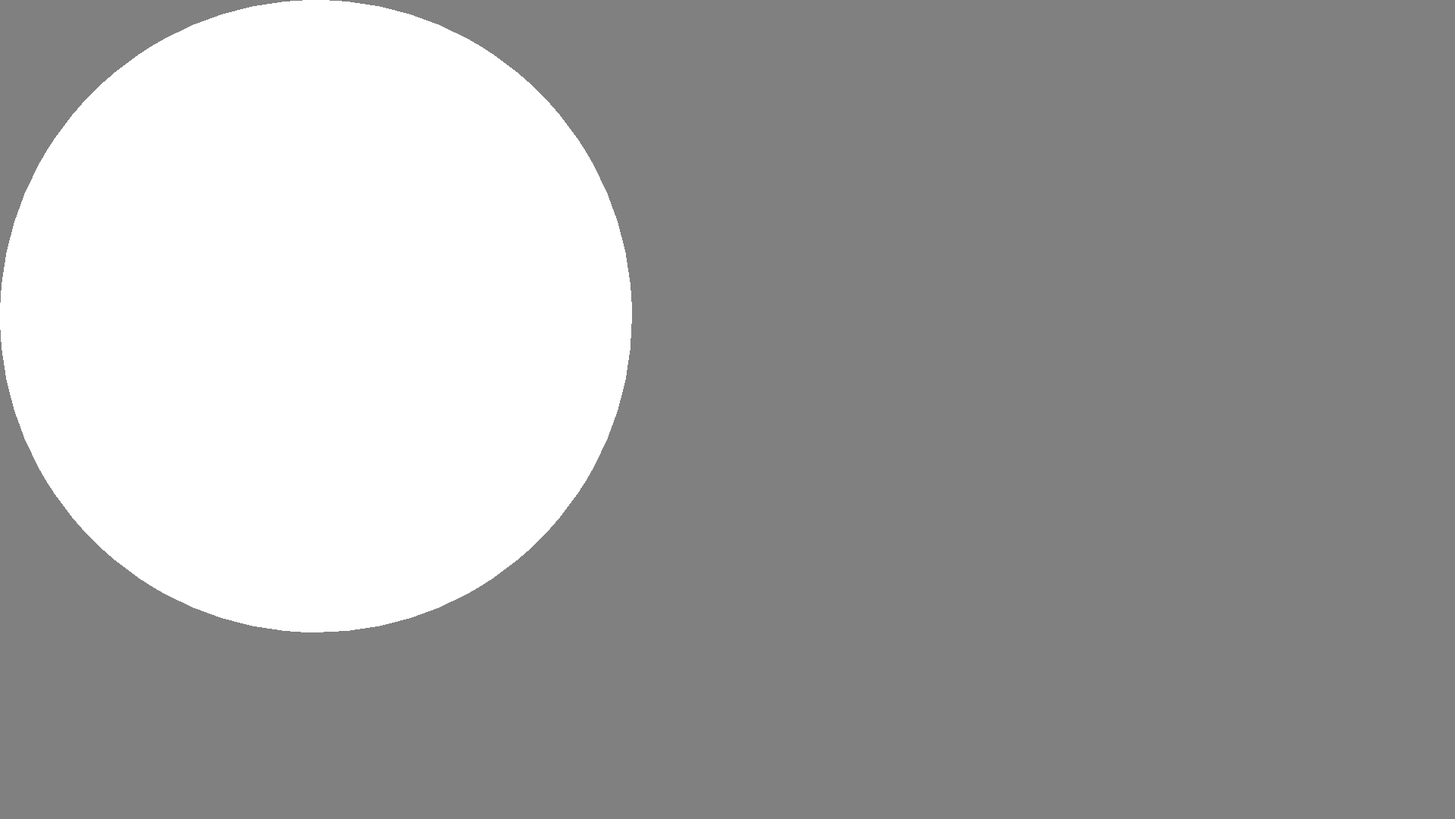
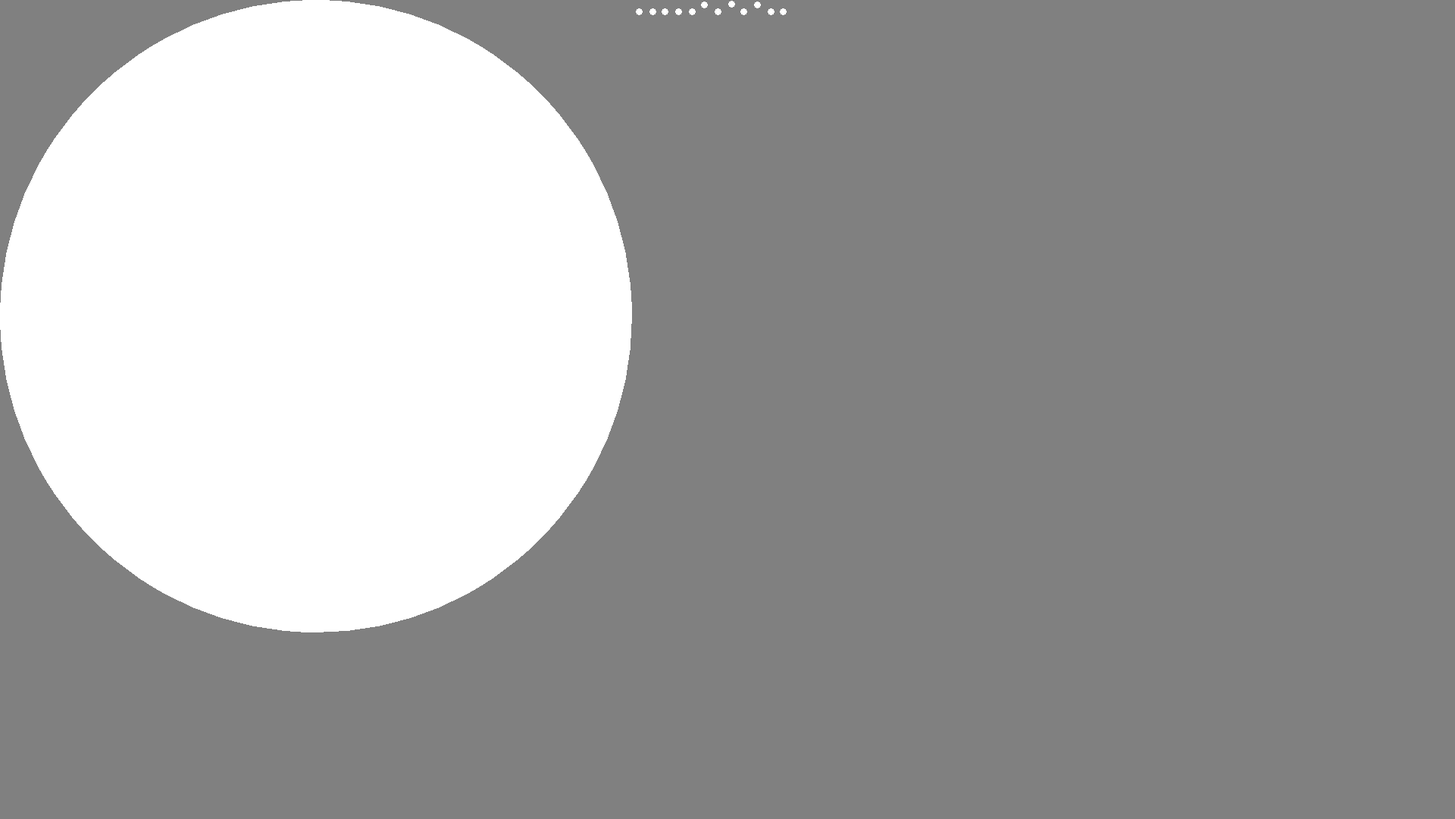
Layers edited between the first and the second 1455×819 image:
added layer "message animation" above "Layer 0" over (635, 0, 787, 16)
